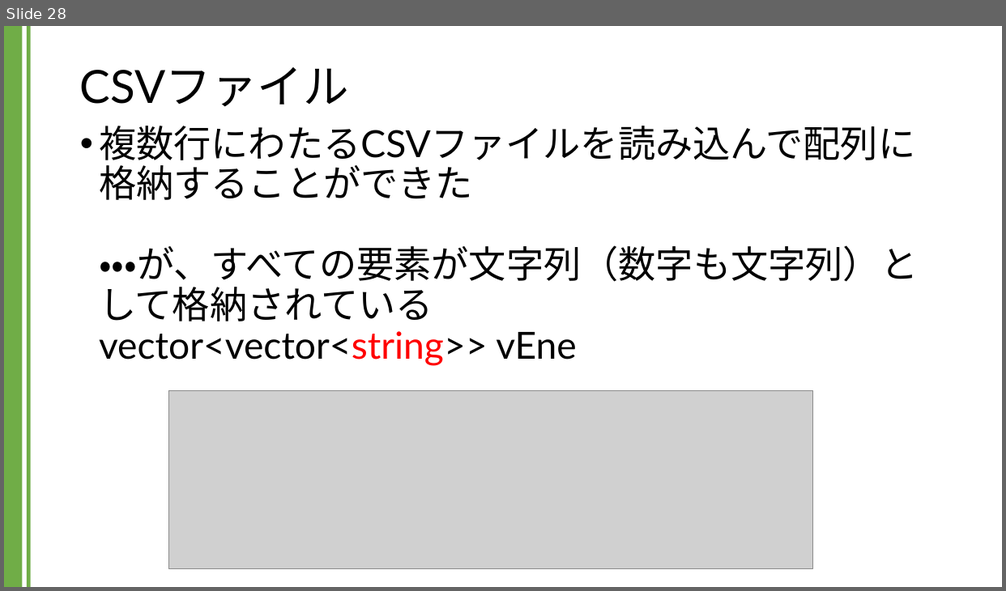
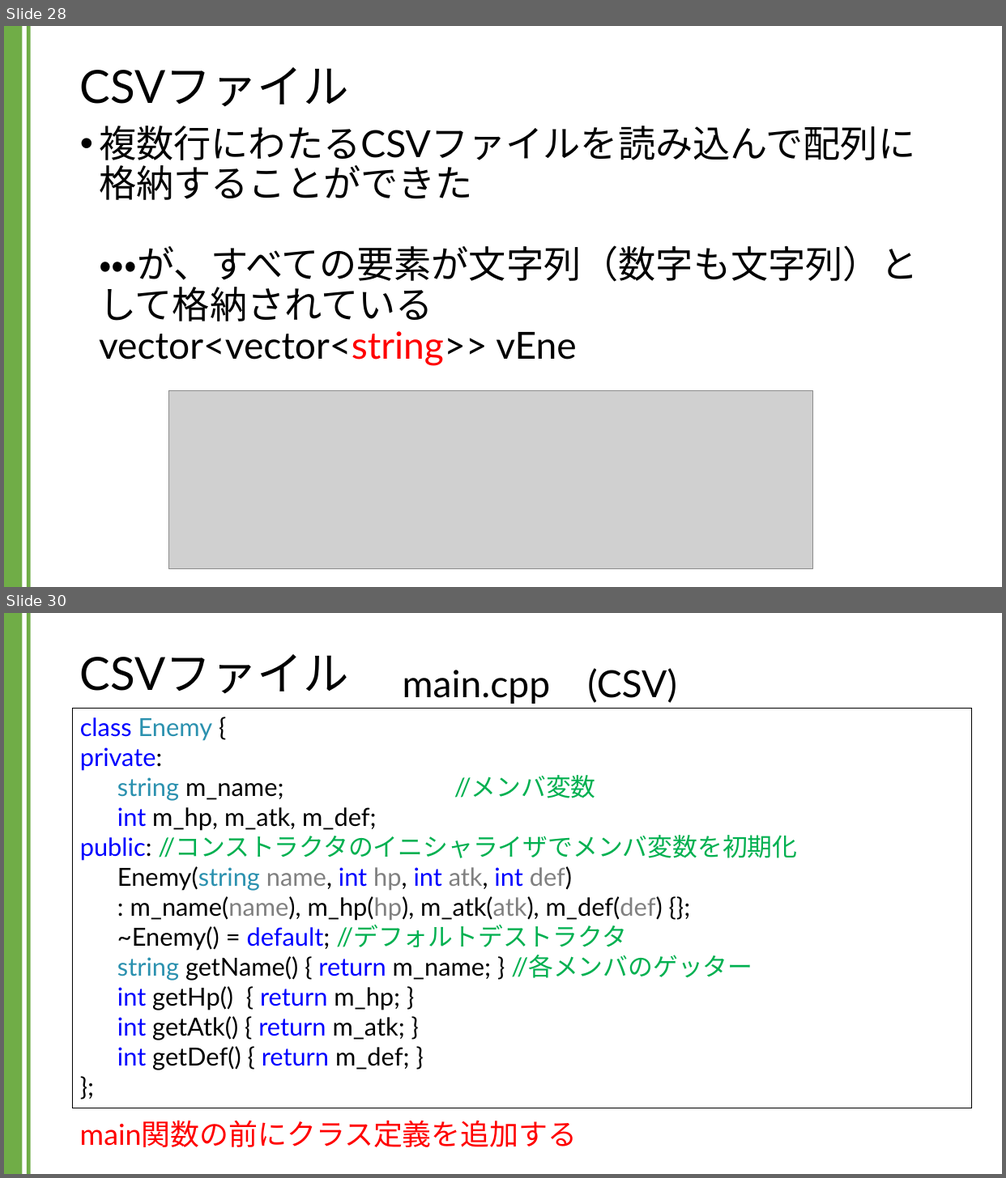
Before and after one commit to kic-murata/cpp2024, a slide deck: 授業資料/講義資料：CSVファイル.pptx. Shown one above the other, each under a label of ours: slide 28 before the commit, slides 28 and 30 after it; the slides between them are not shown. The pictures are 1006x591 and 1006x1178 pixels, drawn with LibreOffice and Linux fonts; fonts in the diff are those of the drawing; grey boxes stand for pictures. Boxes give left, top, right and bottom in pixels: in the first picture for what was removed or moved away, otherwise in the second. Text is boxed around its words. In the diff, an @@ line names an element or a change of style, - is before the commit and + after.

```diff
--- a/授業資料/講義資料：CSVファイル.pptx
+++ b/授業資料/講義資料：CSVファイル.pptx
@@ slide 30 added at (4, 613, 1002, 1174), background #FFFFFF; not listed: 2 template elements that a slide beside it also shows @@
@@ title added at (80, 654, 349, 694), 44 pt, text #000000 @@
+CSVファイル
@@ text added at (403, 668, 677, 704), 36 pt, text #000000 @@
+main.cpp (CSV)
@@ rectangle added at (73, 708, 972, 1109), outline #000000 0.75 pt, 24 pt, text #000000 @@
+class Enemy {
+private:
+string m_name; //メンバ変数
+int m_hp, m_atk, m_def;
+public: //コンストラクタのイニシャライザでメンバ変数を初期化
+Enemy(string name, int hp, int atk, int def)
+: m_name(name), m_hp(hp), m_atk(atk), m_def(def) {};
+~Enemy() = default; //デフォルトデストラクタ
+string getName() { return m_name; } //各メンバのゲッター
+int getHp() { return m_hp; }
+int getAtk() { return m_atk; }
+int getDef() { return m_def; }
+};
@@ text added at (80, 1120, 577, 1148), 28 pt, text #FF0000 @@
+main関数の前にクラス定義を追加する
```
Also in this commit, not shown: 14 slides changed, 5 other slides added, 11 slides removed.
